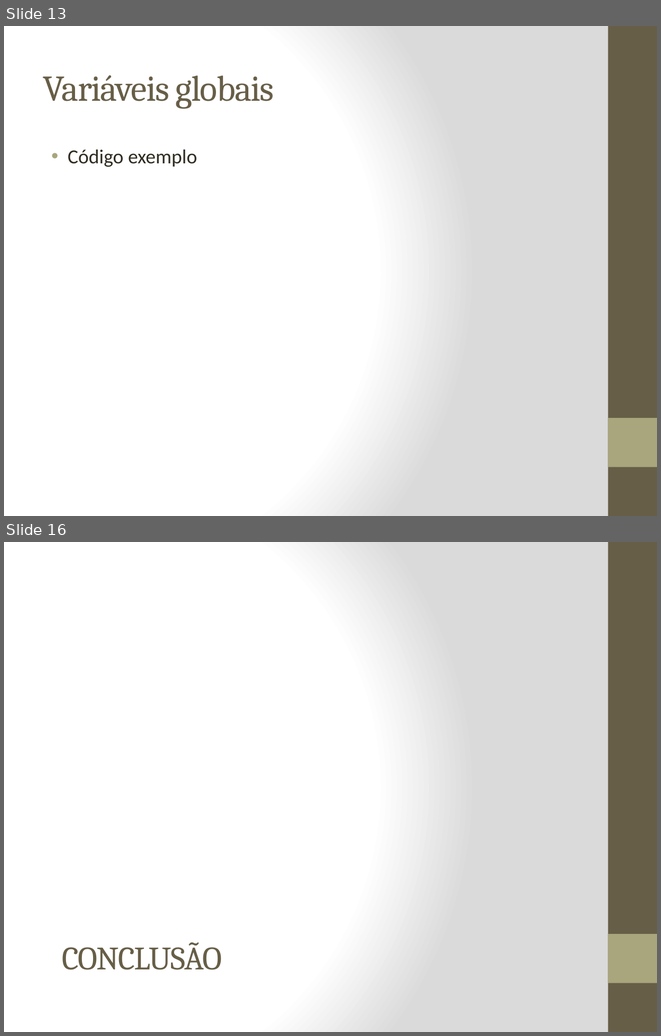
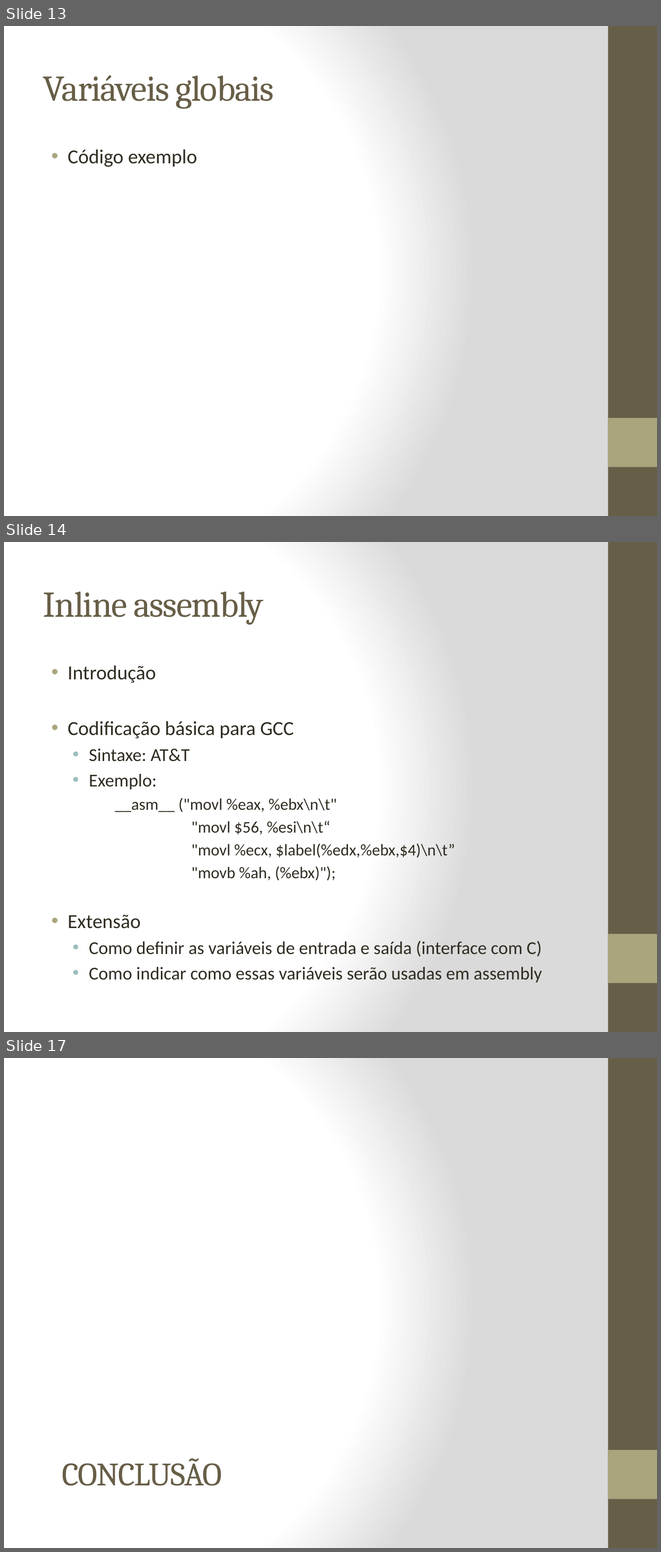
Before and after one commit to badershs/mips-assembler-unb, a slide deck: seminario/Interface entre C e Assemby 8085.pptx. Shown one above the other, each under a label of ours: slides 13 and 16 before the commit, slides 13, 14 and 17 after it; the slides between them are not shown. The pictures are 661x1036 and 661x1552 pixels, drawn with LibreOffice and Linux fonts; fonts in the diff are those of the drawing. Boxes give left, top, right and bottom in pixels: in the first picture for what was removed or moved away, otherwise in the second. Text is boxed around its words. In the diff, an @@ line names an element or a change of style, - is before the commit and + after.

Commit message:
Minha parte foi incluída na apresentação: - Inline Assembly: OK - Modelos de memória: Quase OK hehe talvez eu ainda altere algo ou acrescente, o que acham? Falow!

```diff
--- a/seminario/Interface entre C e Assemby 8085.pptx
+++ b/seminario/Interface entre C e Assemby 8085.pptx
@@ slide 14 added at (x1=4, y1=542, x2=657, y2=1032), background gradient #FFFFFF to #DADADA; not listed: 2 template elements that a slide beside it also shows @@
@@ title added at (x1=43, y1=591, x2=263, y2=625), 40 pt, text #675E47 @@
+Inline assembly
@@ text added at (x1=68, y1=665, x2=542, y2=982), 20 pt, text #2F2B20 @@
+• Introdução
+• Codificação básica para GCC
+  • Sintaxe: AT&T
+  • Exemplo:
+    __asm__ ("movl %eax, %ebx\n\t"
+    "movl $56, %esi\n\t“
+    "movl %ecx, $label(%edx,%ebx,$4)\n\t”
+    "movb %ah, (%ebx)");
+• Extensão
+  • Como definir as variáveis de entrada e saída (interface com C)
+  • Como indicar como essas variáveis serão usadas em assembly
@@ what was slide 16 is now slide 17 @@
```
Also in this commit, not shown: 1 slide changed, 1 other slide added, 1 slide removed.
